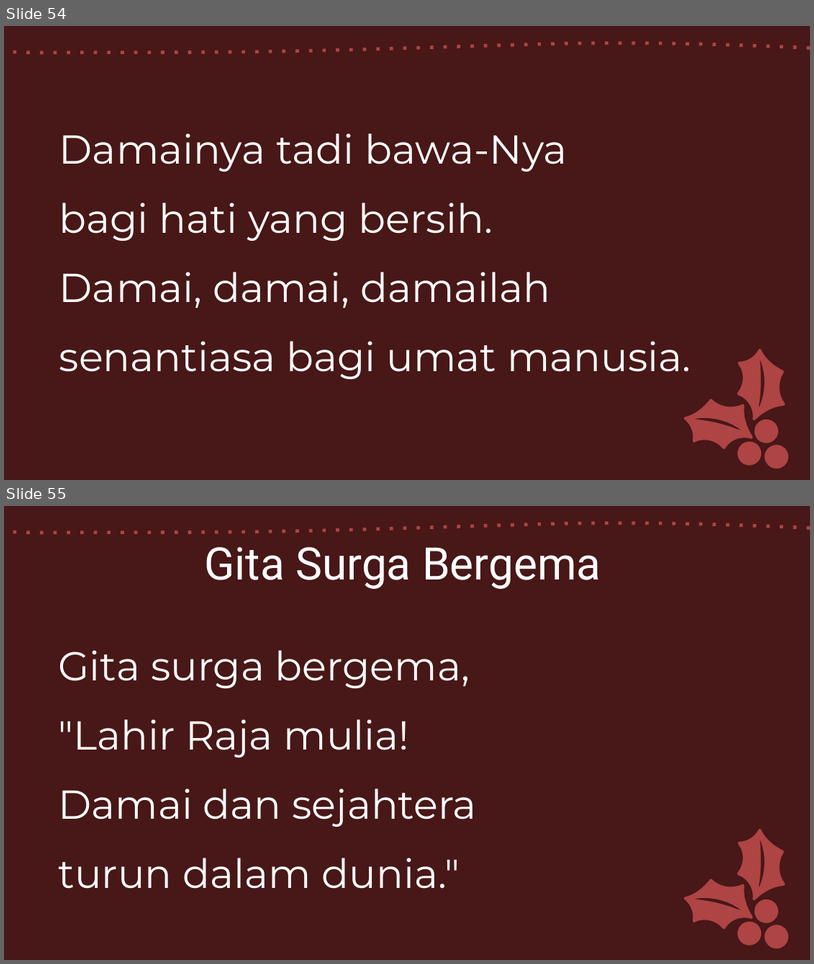
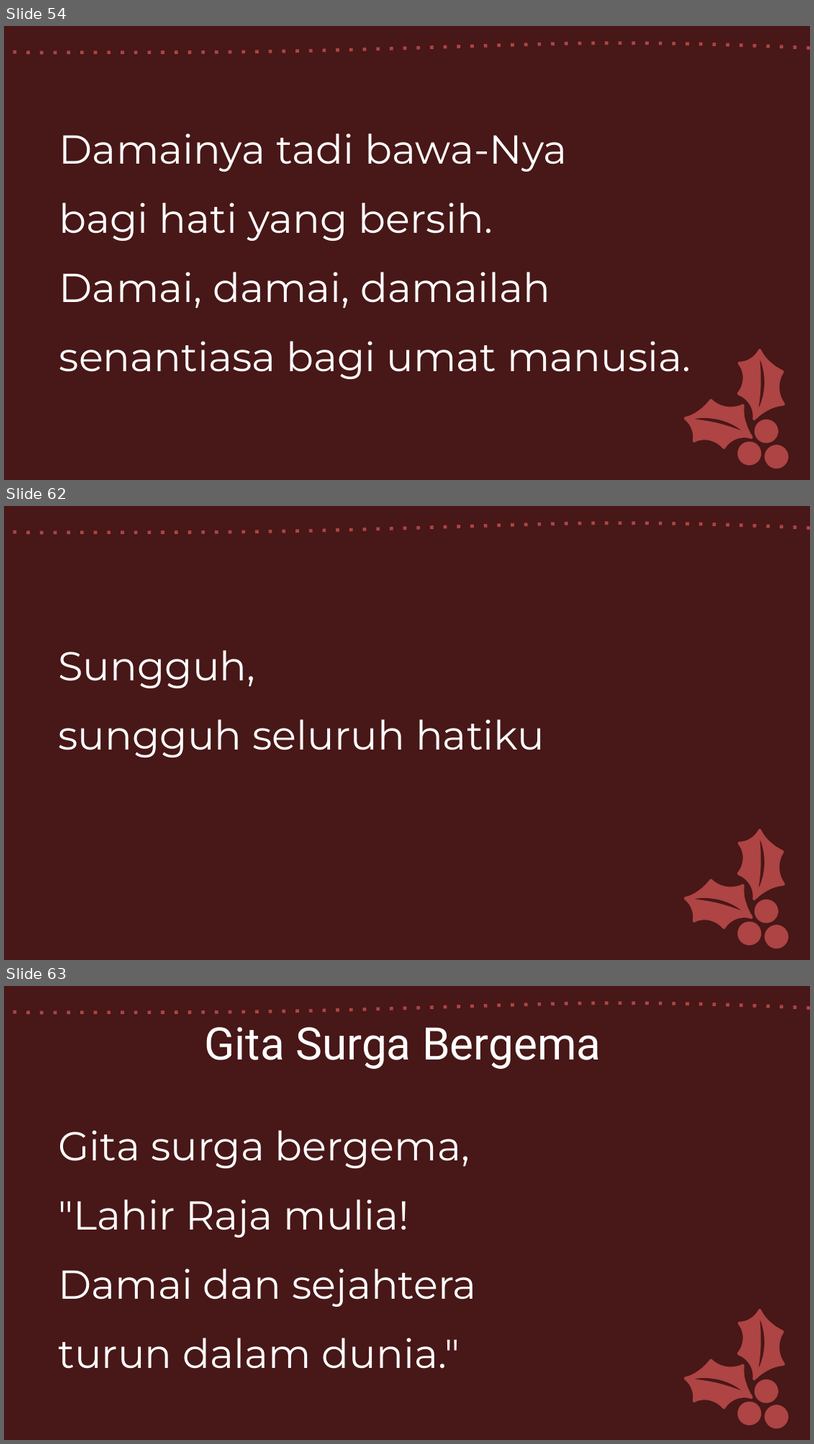
Before and after one commit to laurensius/Slide_Misa_KRC, a slide deck: 2020 12 tanggal 24 - 25/Misa hari raya natal jam 09.00 WIB - Indo - Proses.pptx. Shown one above the other, each under a label of ours: slides 54 and 55 before the commit, slides 54, 62 and 63 after it; the slides between them are not shown. The pictures are 814x964 and 814x1444 pixels, drawn with LibreOffice and Linux fonts; fonts in the diff are those of the drawing. Boxes give left, top, right and bottom in pixels: in the first picture for what was removed or moved away, otherwise in the second. Text is boxed around its words. In the diff, an @@ line names an element or a change of style, - is before the commit and + after.

```diff
--- a/2020 12 tanggal 24 - 25/Misa hari raya natal jam 09.00 WIB - Indo - Proses.pptx
+++ b/2020 12 tanggal 24 - 25/Misa hari raya natal jam 09.00 WIB - Indo - Proses.pptx
@@ slide 62 added at [4, 506, 810, 960], background #481818; not listed: 6 template elements that a slide beside it also shows @@
@@ text added at [58, 650, 545, 757], 36 pt, text #FFFFFF @@
+Sungguh,
+sungguh seluruh hatiku
@@ what was slide 55 is now slide 63 @@
```
Also in this commit, not shown: 7 other slides added, 7 other files.
